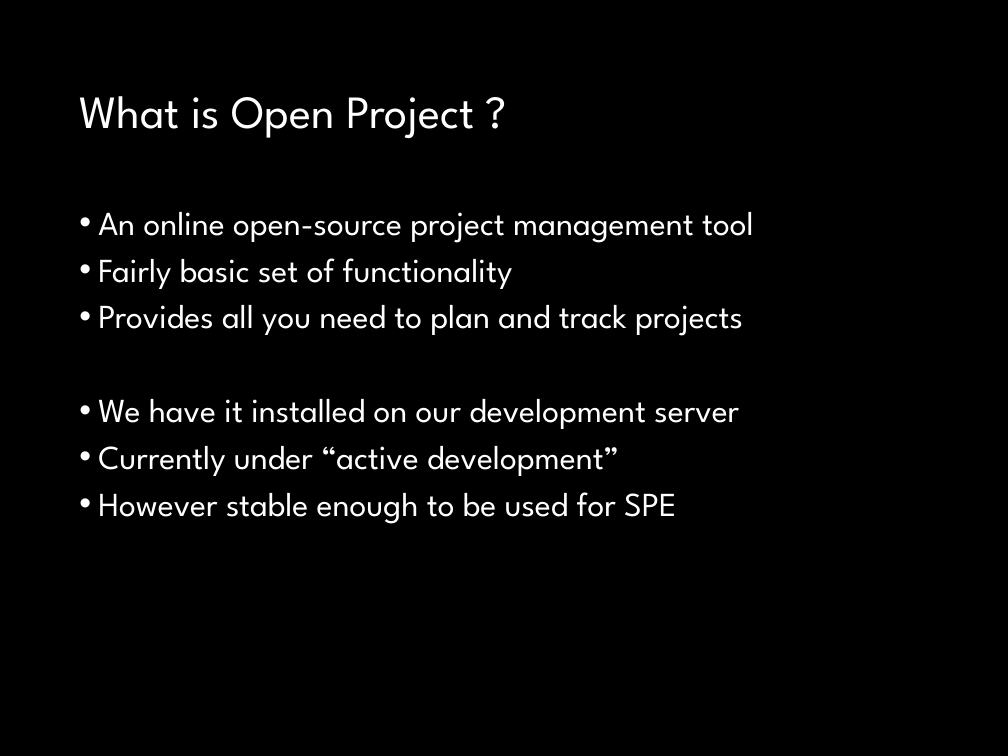
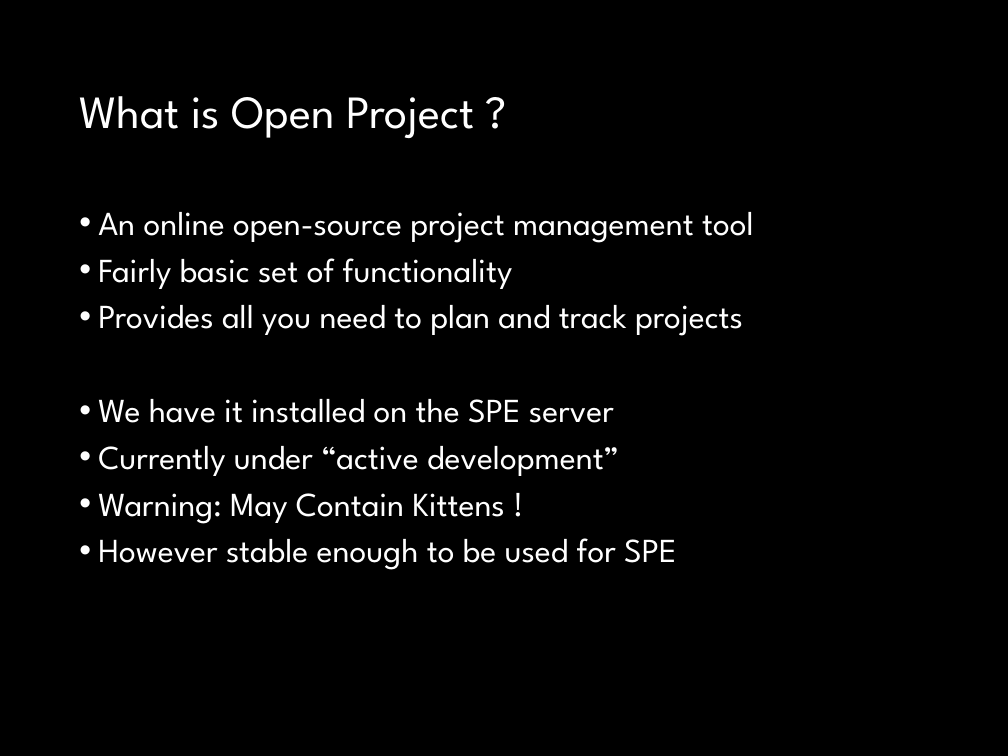
Before and after one commit to fossabot/SPE2018, a slide deck: slide 2 of Lecture Slides/02 Open Project.pptx. Drawn at 1008x756 pixels with LibreOffice and Linux fonts; fonts in the diff are those of the drawing. Boxes give left, top, right and bottom in pixels: in the first picture for what was removed or moved away, otherwise in the second. Text is boxed around its words. In the diff, an @@ line names an element or a change of style, - is before the commit and + after.

```diff
--- a/Lecture Slides/02 Open Project.pptx
+++ b/Lecture Slides/02 Open Project.pptx
@@ text at box(98, 399, 614, 423): text changed @@
-• We have it installed on our development server
+• We have it installed on the SPE server
@@ text at box(98, 493, 504, 524): paragraph added @@
+• Warning: May Contain Kittens !
```
Also in this commit, not shown: 7 other slides changed.
